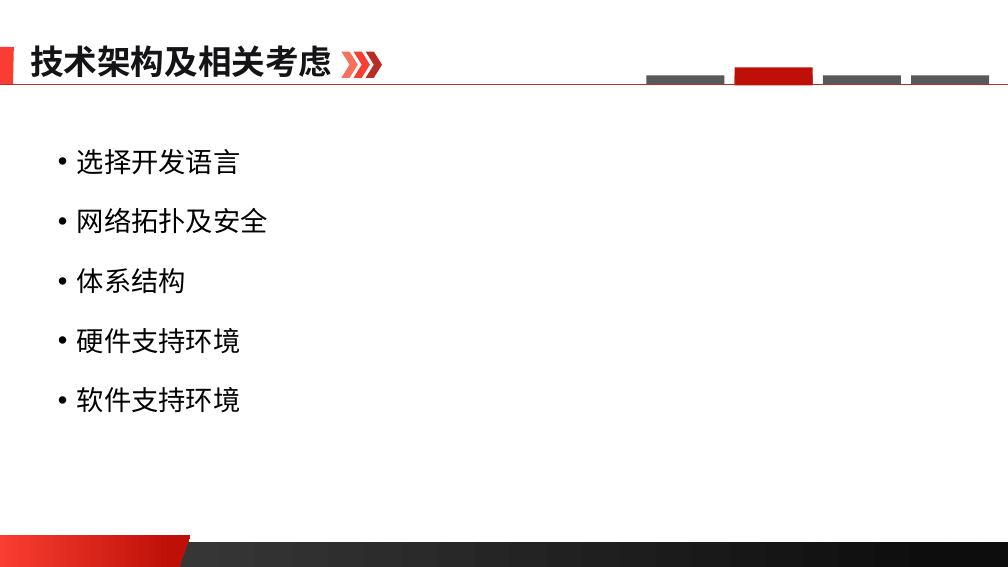
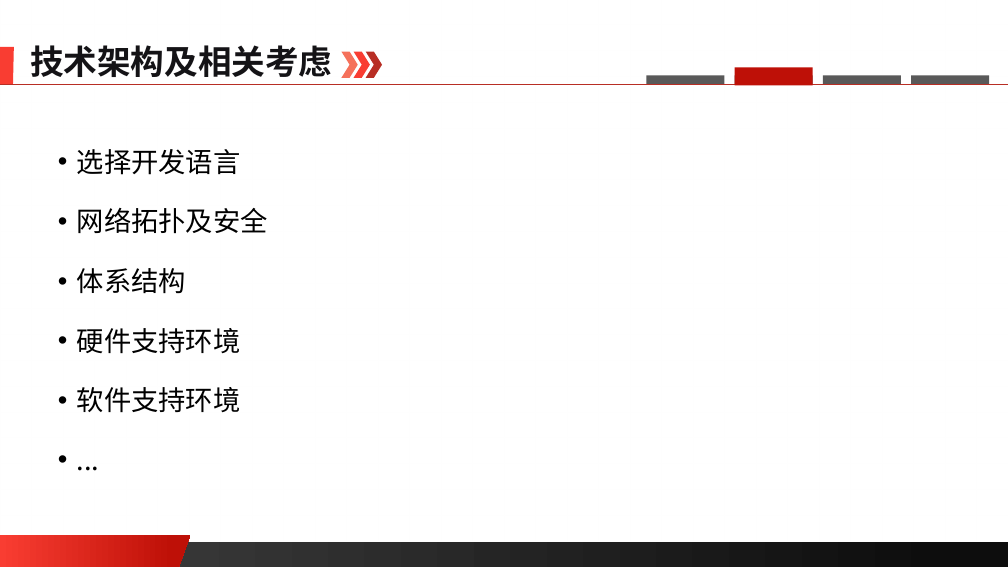
Before and after one commit to edu2act/course-software-process, a slide deck: slide 15 of materials/slides/ch07.pptx (slide 13 before the commit). Drawn at 1008x567 pixels with LibreOffice and Linux fonts; fonts in the diff are those of the drawing; background and template pictures are left out. Boxes give left, top, right and bottom in pixels: in the first picture for what was removed or moved away, otherwise in the second. Text is boxed around its words. In the diff, an @@ line names an element or a change of style, - is before the commit and + after.

```diff
--- a/materials/slides/ch07.pptx
+++ b/materials/slides/ch07.pptx
@@ text at (x1=77, y1=149, x2=268, y2=413): paragraph added @@
+• ...
```
Also in this commit, not shown: 6 other slides changed, 3 slides added, 1 slide removed, 1 other file.
